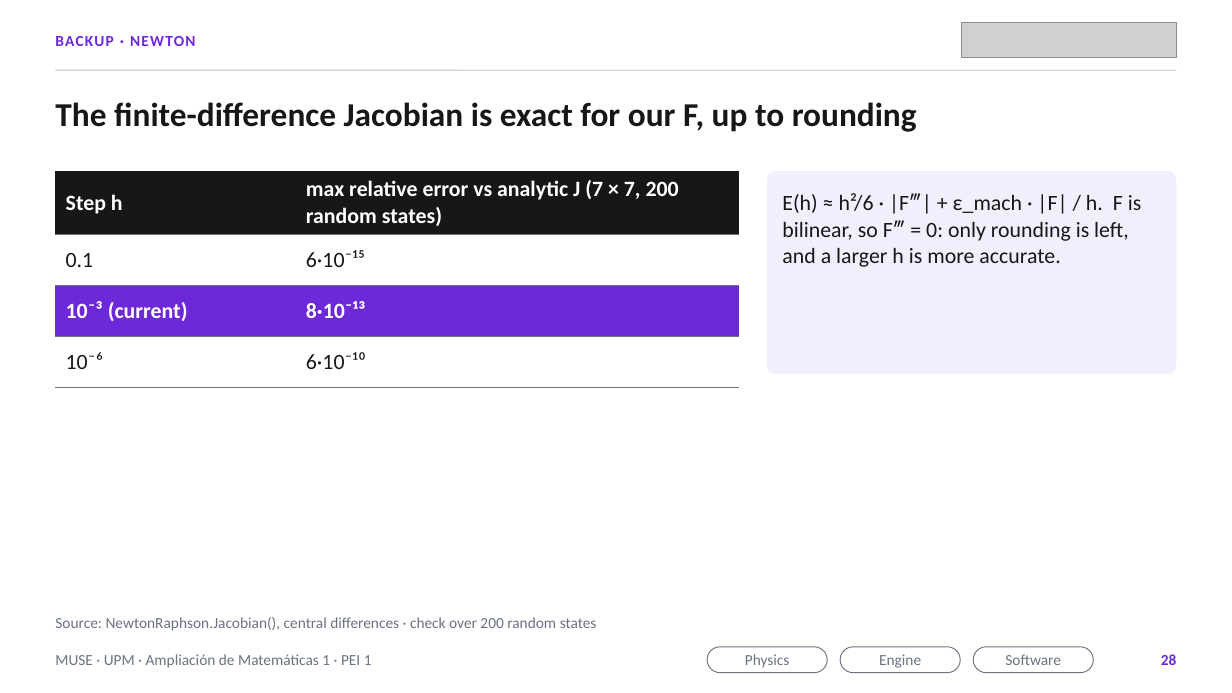
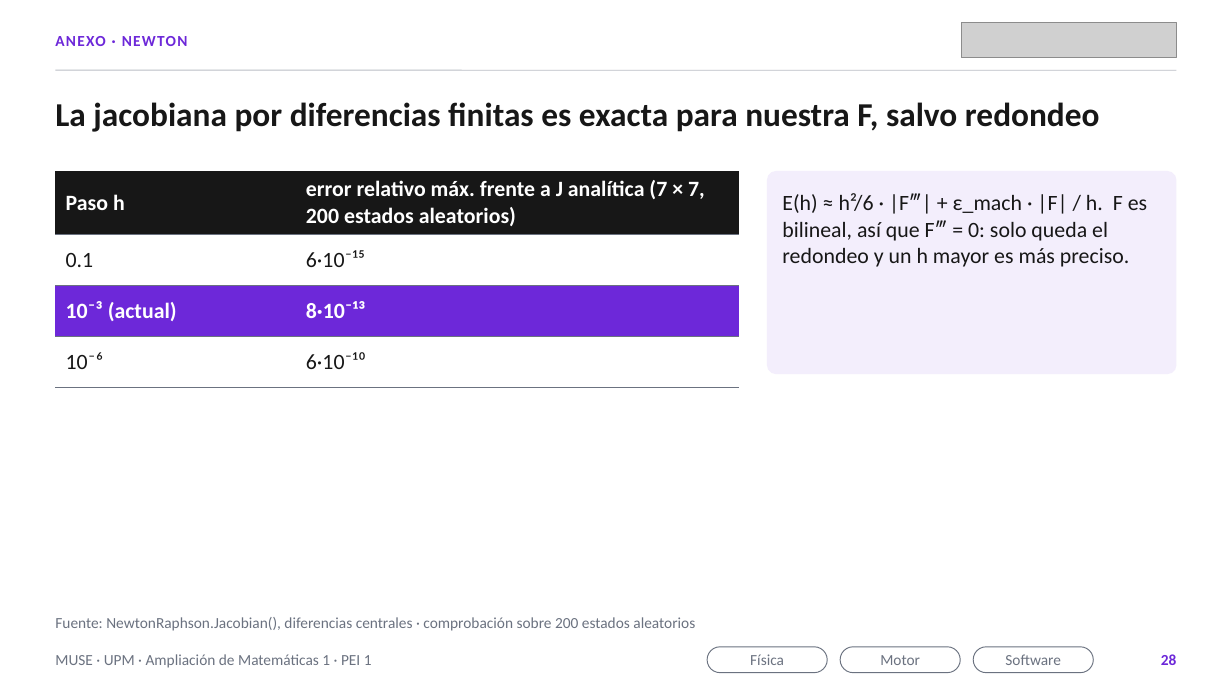
Before and after one commit to MP-19-creator/Grupo3-AmpliacionMatematicas, a slide deck: slide 28 of presentacion/PEI1_final.pptx. Drawn at 1232x693 pixels with LibreOffice and Linux fonts; fonts in the diff are those of the drawing; grey boxes stand for pictures. Boxes give left, top, right and bottom in pixels: in the first picture for what was removed or moved away, otherwise in the second. Text is boxed around its words. In the diff, an @@ line names an element or a change of style, - is before the commit and + after.

```diff
--- a/presentacion/PEI1_final.pptx
+++ b/presentacion/PEI1_final.pptx
@@ text at <box>55,36,188,46</box>: text changed @@
-BACKUP · NEWTON
+ANEXO · NEWTON
@@ text at <box>55,102,1100,132</box>: text changed @@
-The finite-difference Jacobian is exact for our F, up to rounding
+La jacobiana por diferencias finitas es exacta para nuestra F, salvo redondeo
@@ table at <box>55,171,739,386</box> @@
-row 1, column 1: Step h
+row 1, column 1: Paso h
-row 1, column 2: max relative error vs analytic J (7 × 7, 200 random states)
+row 1, column 2: error relativo máx. frente a J analítica (7 × 7, 200 estados aleatorios)
-row 3, column 1: 10⁻³ (current)
+row 3, column 1: 10⁻³ (actual)
@@ borders changed @@
@@ text in rounded rectangle at <box>782,193,1147,267</box>: text changed @@
-E(h) ≈ h²/6 · |F‴| + ε_mach · |F| / h. F is bilinear, so F‴ = 0: only rounding is left, and a larger h is more accurate.
+E(h) ≈ h²/6 · |F‴| + ε_mach · |F| / h. F es bilineal, así que F‴ = 0: solo queda el redondeo y un h mayor es más preciso.
@@ text at <box>55,617,695,631</box>: text changed @@
-Source: NewtonRaphson.Jacobian(), central differences · check over 200 random states
+Fuente: NewtonRaphson.Jacobian(), diferencias centrales · comprobación sobre 200 estados aleatorios
@@ text in rounded rectangle at <box>750,654,784,665</box>: text changed @@
-Physics
+Física
@@ text in rounded rectangle at <box>880,655,920,665</box>: text changed @@
-Engine
+Motor
```
Also in this commit, not shown: 30 other slides changed, 10 other files.
